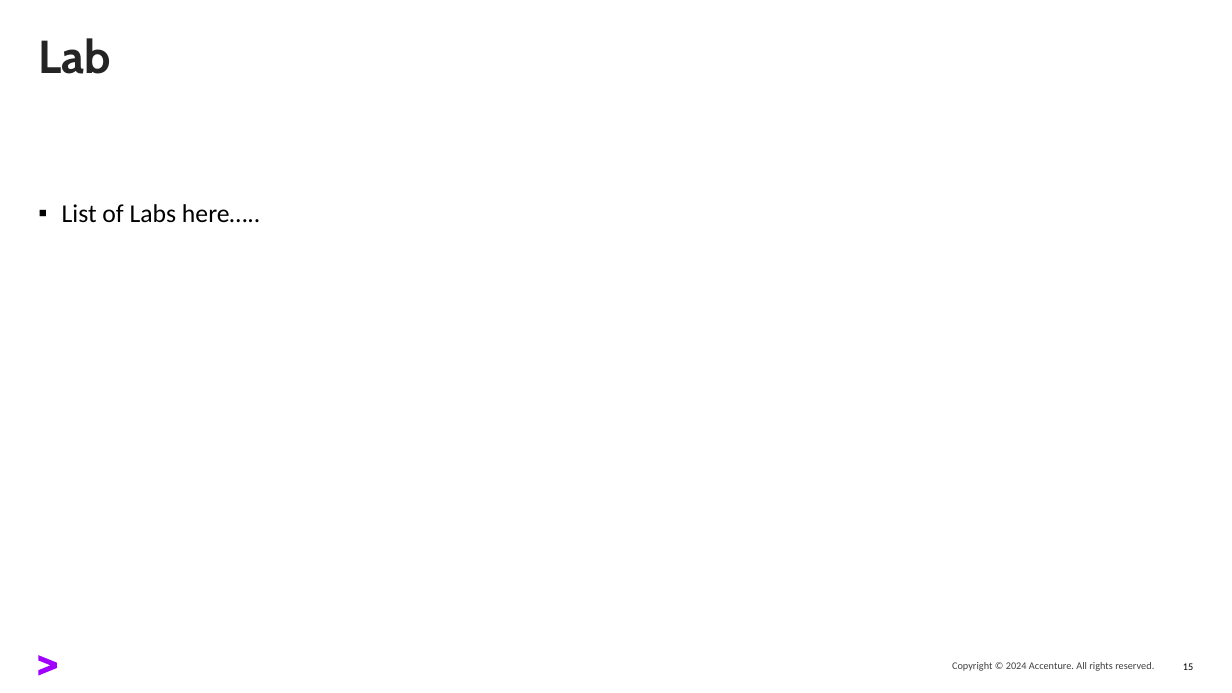
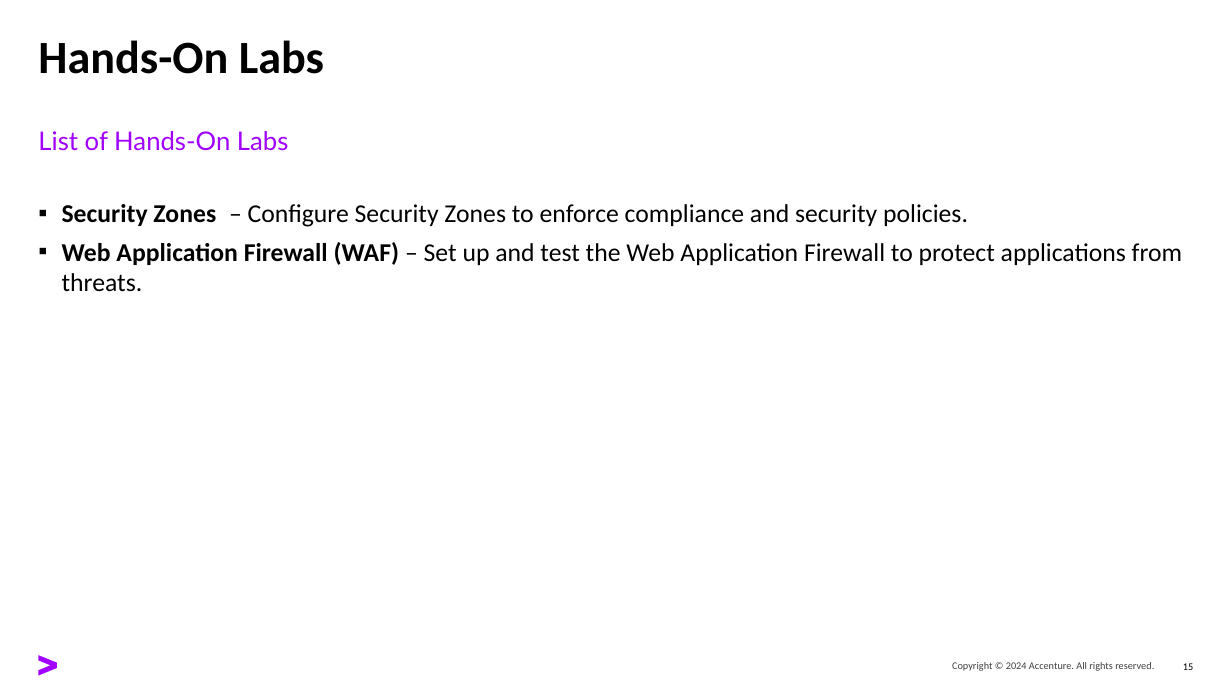
Before and after one commit to oehrlis/oci-sec-ws, a slide deck: slide 15 of ppt/04_Security_Zones.pptx. Drawn at 1232x693 pixels with LibreOffice and Linux fonts; fonts in the diff are those of the drawing. Boxes give left, top, right and bottom in pixels: in the first picture for what was removed or moved away, otherwise in the second. Text is boxed around its words. In the diff, an @@ line names an element or a change of style, - is before the commit and + after.

```diff
--- a/ppt/04_Security_Zones.pptx
+++ b/ppt/04_Security_Zones.pptx
@@ title at [38, 40, 324, 74]: text changed; font Cabin to Calibri; text colour #242424 to #000000 @@
-Lab
+Hands-On Labs
@@ text added at [38, 131, 288, 151], 20 pt, text #A100FF @@
+List of Hands-On Labs
@@ text at [62, 204, 1182, 292]: text changed @@
-▪ List of Labs here…..
+▪ Security Zones – Configure Security Zones to enforce compliance and security policies.
+▪ Web Application Firewall (WAF) – Set up and test the Web Application Firewall to protect applications from threats.
```
Also in this commit, not shown: 3 slides removed, 3 other files.
